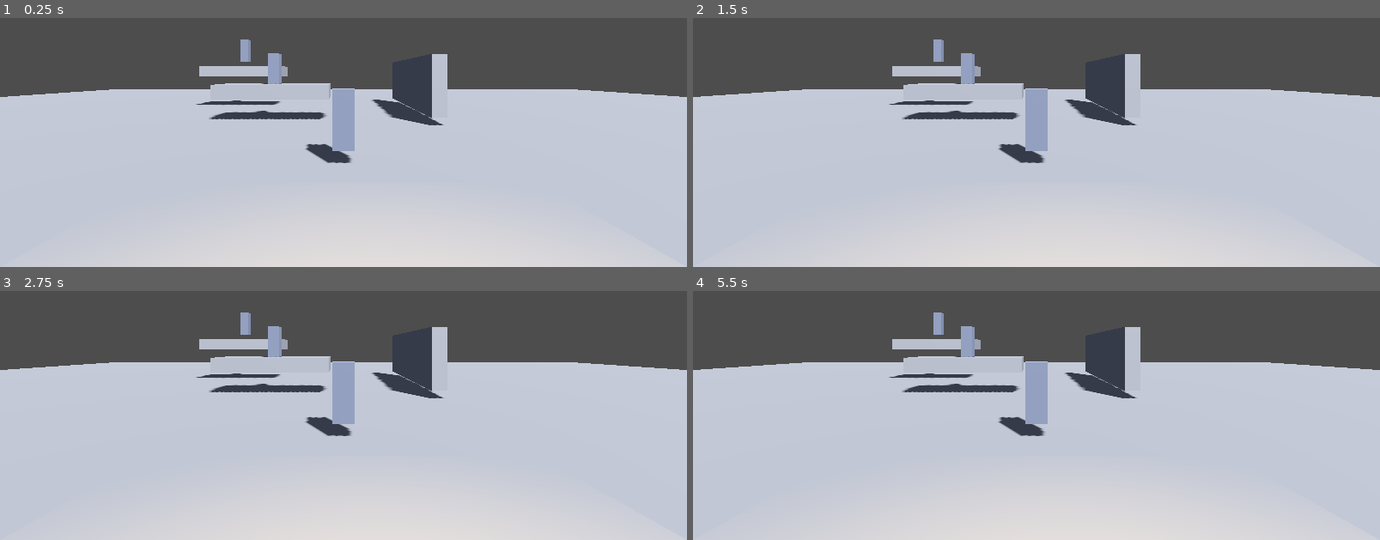
Above: before the commit, frames 1-4 (two rows, left to right).
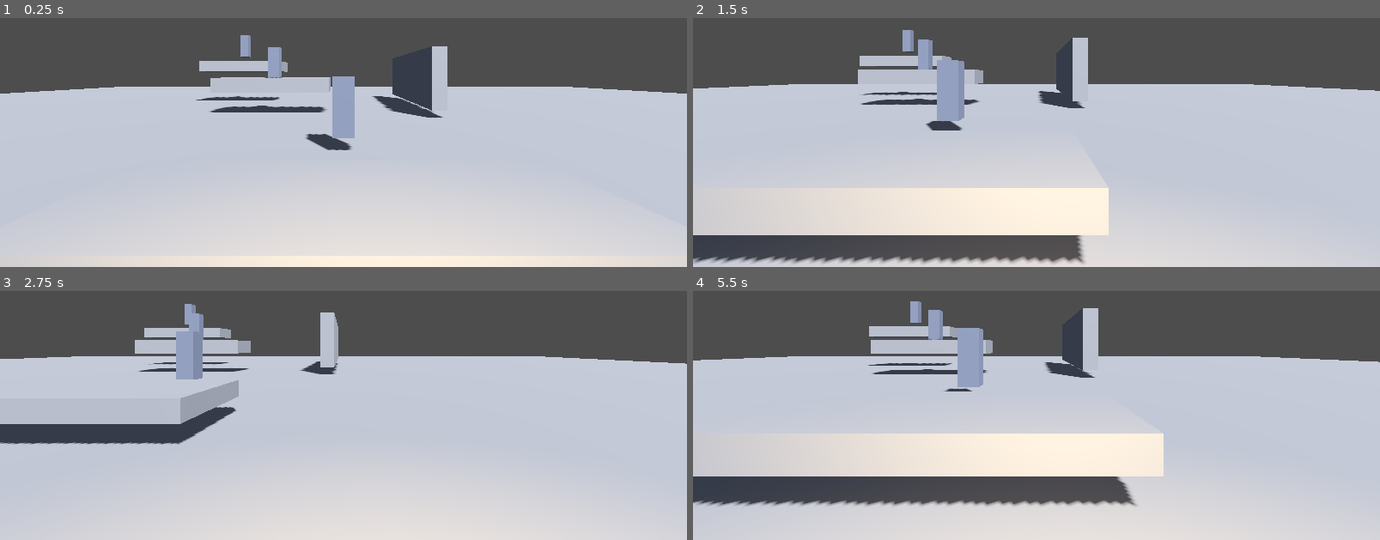
Above: after the commit, the same moments.

Repository: altaranexus-ship-it/lumenfall
Game: Godot game, scene res://scenes/greybox_map.tscn
The game is run twice, just before and just after one commit, with the same random seed, the same clock (stepped at 60 frames per second) and the same inputs.
Inputs (mouse positions are in pixels of both pictures, inside the frame that each line leads up to):
- Up to frame 1 (0.25 s): no input
- Up to frame 2 (1.5 s): move the mouse to (1187, 55) at 0.52 s; hold D (move_right) 0.53-1.28 s; hold E (interact) 0.53-1.28 s; tap Space (jump) at 0.77 s; move the mouse to (899, 92) at 1.27 s; hold S (move_back) from 1.28 s (still down); tap E (interact) at 1.35 s
- Up to frame 3 (2.75 s): tap Space (jump) at 1.52 s; move the mouse to (outside the picture) at 2.02 s; release S (move_back) at 2.03 s; hold D (move_right) from 2.03 s (still down); hold Shift (sprint) from 2.03 s (still down); tap E (interact) at 2.3 s
- Up to frame 4 (5.5 s): move the mouse to (1002, 422) at 2.77 s; release D (move_right) at 2.78 s; release Shift (sprint) at 2.78 s; hold W (move_forward) 2.78-3.53 s; tap E (interact) at 2.85, 4.55 s; tap Space (jump) at 3.02, 3.77, 4.52 s; move the mouse to (1242, 405) at 3.52 s; hold E (interact) 3.53-4.28 s; hold A (move_left) 3.53-5.03 s; move the mouse to (outside the picture) at 4.27 s; tap Shift (sprint) at 4.35 s; move the mouse to (1070, 345) at 5.02 s; hold S (move_back) from 5.03 s (still down); hold E (interact) from 5.03 s (still down)

The runs differ from the first frame. In frame 1, 6.0% of the frame differs, in the area x 0-100%, y 6-100%; in frame 2, 23%; in frame 3, 11%; in frame 4, 24%, in the area x 0-100%, y 4-87%.
Error before the commit: Parse Error: Cannot find member "z" in base "Vector2". (res://scripts/player/player_controller.gd:71)

Commit message:
Fix iv.z->iv.y locomotion parse error; add headless smoke test suite; ignore stamped build info

Diff:
--- a/build/build_info.json
+++ b/build/build_info.json
@@ -1,7 +1,7 @@
 {
-  "build_id": "PENDING",
-  "commit": "PENDING",
-  "commit_short": "PENDING",
-  "dirty": false,
+  "build_id": "20260915.235414",
+  "commit": "15abb8de0e754e7c39a49b0b600d1c6cec6f38d5",
+  "commit_short": "15abb8d",
+  "dirty": true,
   "engine": "4.5-stable"
 }
--- a/scripts/player/player_controller.gd
+++ b/scripts/player/player_controller.gd
@@ -68,7 +68,7 @@
 func _process_locomotion(delta: float) -> void:
 	var gliding := _is_gliding()
 	var iv := _input_vector()
-	var direction := (transform.basis * Vector3(iv.x, 0.0, iv.z)).normalized()
+	var direction := (transform.basis * Vector3(iv.x, 0.0, iv.y)).normalized()
 	var running := input_enabled and Input.is_action_pressed("sprint")
 	var target_speed := run_speed if running else walk_speed
 	var control := 1.0 if is_on_floor() else air_control
--- /dev/null
+++ b/tests/smoke_test.gd
@@ -0,0 +1,137 @@
+extends Node
+## Headless smoke test for the LUMENFALL foundation slice (AGE-21).
+## Run: godot --headless --path . res://tests/smoke_test.tscn
+## Exit code 0 = all assertions passed; 1 = failure (message on stdout).
+## Boots the REAL greybox map, so autoloads, scene wiring, and physics are live.
+
+var _failures: PackedStringArray = []
+var _phase := 0
+
+
+func _ready() -> void:
+	# Boot the real map as the current scene, exactly like a normal run.
+	var map: PackedScene = load("res://scenes/greybox_map.tscn")
+	var map_instance := map.instantiate()
+	get_tree().root.add_child(map_instance)
+	get_tree().current_scene = map_instance
+	# Let one full frame run so @onready + _ready + first physics tick settle.
+	await get_tree().process_frame
+	await get_tree().physics_frame
+
+	print("BUILD_LABEL=%s" % BuildInfo.label())
+	_assert(BuildInfo.build_id() != "unknown" and BuildInfo.build_id() != "PENDING", "Q-17 build_id stamped")
+	_assert(BuildInfo.commit_short() != "unknown" and BuildInfo.commit_short() != "PENDING", "Q-17 commit hash stamped")
+
+	# --- node graph sanity ---------------------------------------------------
+	var player := get_tree().get_first_node_in_group("player")
+	_assert(player != null, "player present in map")
+	var rekindle := get_tree().get_nodes_in_group("rekindle")
+	_assert(rekindle.size() == 3, "3 rekindle nodes in map (got %d)" % rekindle.size())
+	var carrier: Node = player.get_node("LightCarrier")
+	_assert(carrier.is_carrying(), "player starts carrying the lumen (v1)")
+	_assert(Interactor != null, "interactor class resolves")
+
+	# --- rekindle state machine: DORMANT -> CARRYING -> KINDLED ---------------
+	var rn1: RekindleNode = map_instance.get_node("Rekindle1")
+	var rn2: RekindleNode = map_instance.get_node("Rekindle2")
+	var rn3: RekindleNode = map_instance.get_node("Rekindle3")
+	_assert(rn1.state == RekindleNode.RState.DORMANT, "node1 starts DORMANT")
+	_assert(not rn1.is_kindled(), "node1 not kindled at start")
+
+	# No lumen, no kindle: a node cannot be offered to an empty-handed player.
+	_assert(carrier.consume_lumen(), "lumen can be consumed (handed to node)")
+	_assert(not carrier.is_carrying(), "carrier empty after consume")
+	_assert(not rn1.receive_lumen(carrier), "receive_lumen rejected without lumen")
+
+	# Offering with lumen: DORMANT -> CARRYING, then hold for kindle_time.
+	_assert(rn1.receive_lumen(carrier) == false, "cannot offer while player has no lumen")
+	carrier.grant_lumen()
+	_assert(rn1.receive_lumen(carrier), "offer accepted: DORMANT -> CARRYING")
+	_assert(rn1.state == RekindleNode.RState.CARRYING, "node1 CARRYING after offer")
+	_assert(not carrier.is_carrying(), "lumen transferred to node")
+
+	# Simulate the hold: kindle_time design-locked at 1.2 s.
+	var t := 0.0
+	while t < GameConfig.KINDLE_TIME + 0.2:
+		await get_tree().physics_frame
+		t += 1.0 / 60.0
+	_assert(rn1.is_kindled(), "node1 KINDLED after hold >= kindle_time")
+
+	# Propagation: node1->node2 distance ~10.7 m, node2->node3 ~10.8 m; tier
+	# radius step 8 => tier1 reaches <=8 m (none), tier2 <=16 m (node2), tier3
+	# <=24 m (node3) chained from node2. Allow a few frames for deferred chain.
+	for i in 8:
+		await get_tree().process_frame
+	_assert(rn2.state != RekindleNode.RState.DORMANT, "propagation lit node2 (grace)")
+	_assert(rn3.state != RekindleNode.RState.DORMANT, "propagation chained to node3")
+
+	# --- no-lumen rule + second kindle path ----------------------------------
+	# node2/node3 are in CARRYING grace; the player (empty) cannot kindle them
+	# again, and a CARRYING node cannot accept another lumen.
+	_assert(not rn2.receive_lumen(carrier), "CARRYING node rejects re-offer")
+
+	# --- save / load round-trip ----------------------------------------------
+	var states_before := SaveManager.collect_rekindle_states(map_instance)
+	_assert(states_before.get("rekindle_01", "") == "KINDLED", "journal captured KINDLED for node1")
+	var player_body := player as CharacterBody3D
+	var spawn_pos: Vector3 = player_body.global_position
+	var ok := SaveManager.save_checkpoint("cp_test", player_body.global_transform, states_before)
+	_assert(ok, "save_checkpoint wrote file")
+	_assert(SaveManager.has_save(), "has_save true after write")
+
+	# Wreck live state, then restore from disk.
+	rn1._set_state(RekindleNode.RState.DORMANT)
+	_assert(not rn1.is_kindled(), "node1 downgraded for restore test")
+	player_body.global_transform = Transform3D(Basis.IDENTITY, Vector3(50.0, 30.0, 50.0))
+	_assert(SaveManager.apply_loaded_state(map_instance), "apply_loaded_state restored")
+	_assert(rn1.is_kindled(), "node1 KINDLED again after load")
+	_assert(player_body.global_position.distance_to(spawn_pos) < 25.0, "player relocated near saved spot")
+	var data := SaveManager.load_data()
+	_assert(str(data.get("checkpoint_id", "")) == "cp_test", "checkpoint id round-trips")
+	_assert(int(data.get("schema", 0)) == 1, "schema version round-trips")
+
+	# --- hazard relocation (no-death rule) ------------------------------------
+	player_body.global_transform = Transform3D(Basis.IDENTITY, Vector3(0.0, 1.5, 10.0))
+	player_body.velocity = Vector3.ZERO
+	var safe_before: Vector3 = player.get_node("..").get_node("Player").last_safe_transform().origin
+	# Force a hazard contact directly (signal path, physics-independent).
+	player_body.relocate_to_safe_ground()
+	_assert(player_body.global_position.distance_to(safe_before) < 0.5, "hazard relocation returns to last safe ground")
+	_assert(player_body.velocity.length() < 0.01, "velocity zeroed on relocation")
+
+	# --- debug overlay (Q-17) --------------------------------------------------
+	var overlay: CanvasLayer = get_tree().root.get_node_or_null("DebugOverlay")
+	_assert(overlay != null, "debug overlay autoload present")
+	if overlay != null:
+		# Same code path _ready uses; proves BuildInfo wiring renders text.
+		var lbl: Label = overlay.get_node("Panel/VBox/BuildLabel")
+		_assert(lbl.text.begins_with("LUMENFALL "), "overlay build label populated")
+		print("OVERLAY_TEXT=%s" % lbl.text)
+
+	# --- design-lock tunables --------------------------------------------------
+	var tun := GameConfig.tunables()
+	_assert(tun["interact_range"] == 2.5, "interact_range == 2.5")
+	_assert(tun["kindle_time"] == 1.2, "kindle_time == 1.2")
+	_assert(tun["propagation_tiers"] == 3, "propagation_tiers == 3")
+	_assert(tun["carry_stack"] == 1, "carry_stack == 1")
+	_assert(tun["dim_time"] == 6.0, "dim_time == 6.0")
+	_assert(tun["checkpoint_radius"] == 6.0, "checkpoint_radius == 6.0")
+	_assert(tun["fail_reset_max"] == 8.0, "fail_reset_max == 8.0")
+	_assert(GameConfig.DIMMING_ENABLED == false, "DIMMING gated off for v1")
+
+	if _failures.is_empty():
+		print("SMOKE_RESULT=PASS (%s)" % BuildInfo.label())
+		get_tree().quit(0)
+	else:
+		print("SMOKE_RESULT=FAIL")
+		for f in _failures:
+			print("  FAIL: " + f)
+		get_tree().quit(1)
+
+
+func _assert(cond: bool, what: String) -> void:
+	if cond:
+		print("  ok: " + what)
+	else:
+		_failures.append(what)
+		print("  FAIL: " + what)
--- /dev/null
+++ b/tests/smoke_test.tscn
@@ -0,0 +1,6 @@
+[gd_scene load_steps=2 format=3 uid="uid://lfsmoketest01"]
+
+[ext_resource type="Script" path="res://tests/smoke_test.gd" id="1_smoke"]
+
+[node name="SmokeTest" type="Node"]
+script = ExtResource("1_smoke")
Not shown, added: icon.svg.import
Not shown, added: scripts/core/build_info.gd.uid
Not shown, added: scripts/core/debug_overlay.gd.uid
Not shown, added: scripts/core/game_config.gd.uid
Not shown, added: scripts/core/save_manager.gd.uid
Not shown, added: scripts/interactions/interactable.gd.uid
Not shown, added: scripts/interactions/interactor.gd.uid
Not shown, added: scripts/interactions/light_carrier.gd.uid
Not shown, added: scripts/interactions/rekindle_node.gd.uid
Not shown, added: scripts/player/player_controller.gd.uid
Not shown, added: scripts/world/checkpoint.gd.uid
Not shown, added: scripts/world/greybox_visuals.gd.uid
(and 4 more such lines)
